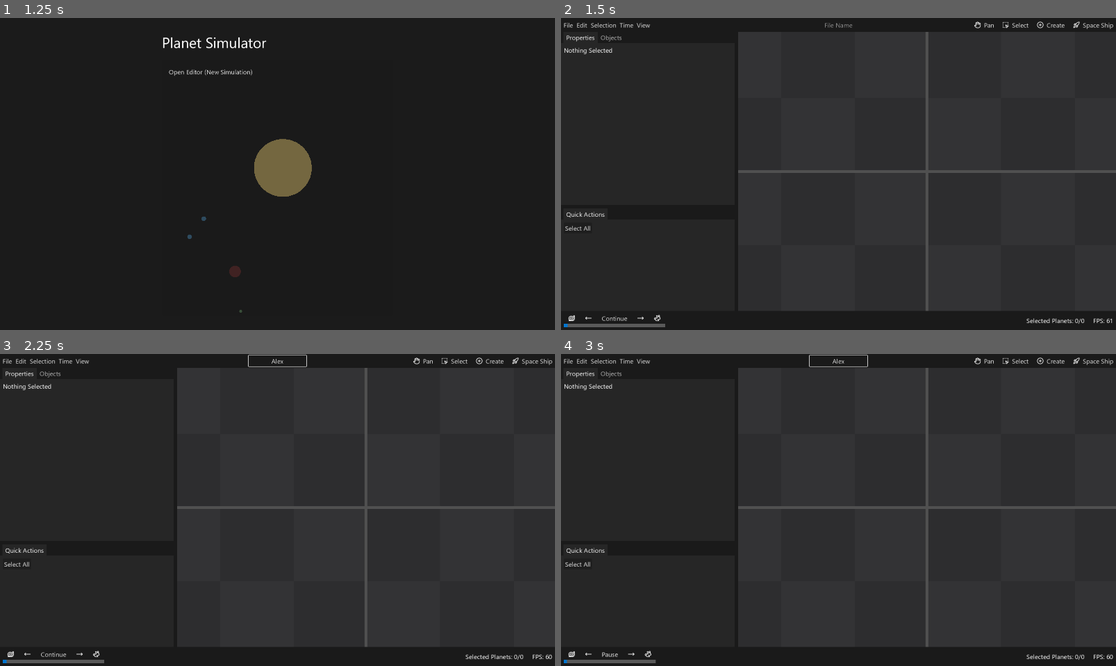
Above: before the commit, frames 1-4 (two rows, left to right).
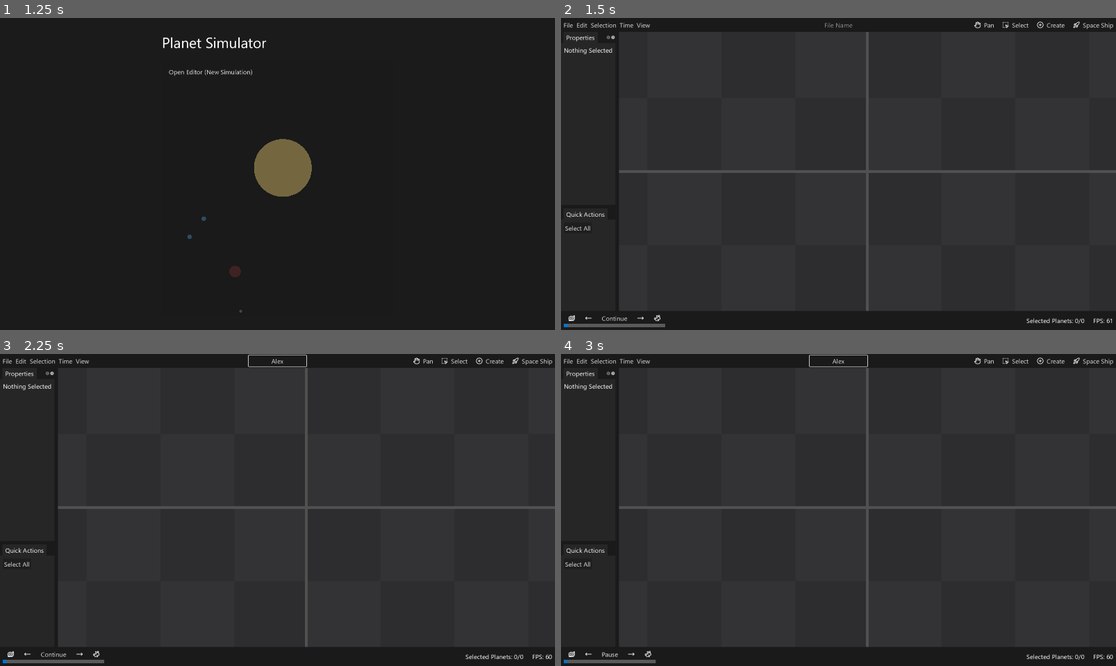
Above: after the commit, the same moments.

Repository: Maximinodotpy/PlanetSimulator
Game: Godot game, scene res://Scenes/User Interface/Main.tscn
Two runs of this game, one before a commit and one after it. Both use one fixed random seed, a clock stepped at 60 frames per second and the inputs below.
Inputs (mouse positions are in pixels of both pictures, inside the frame that each line leads up to):
- Up to frame 1 (1.25 s): move the mouse to (399, 158) at 0.52 s; hold Right (ui_right) from 0.53 s (still down); tap B at 0.6 s; click (399, 158) at 0.67 s; tap Space at 0.77 s
- Up to frame 2 (1.5 s): release Right (ui_right) at 1.25 s; click "Open Editor (New Simulation)" at 1.25 s
- Up to frame 3 (2.25 s): click (277, 360) at 2.02 s; type "Alex" at 2.1 s
- Up to frame 4 (3 s): click "Continue" at 2.75 s

Frame 1 is identical in both runs. In frame 2, 2.5% of the frame differs, in the area x 7-67%, y 4-94%; in frame 3, 2.5%; in frame 4, 2.5%.

Commit message:
Save Layout of UI in Config File over the UserInterface Singleton

Diff:
--- a/Global Scripts/User Interface.gd
+++ b/Global Scripts/User Interface.gd
@@ -4,3 +4,19 @@
 signal on_toggle_status_bar
 signal on_toggle_origin_marker
 signal on_toggle_background_grid
+signal on_toggle_side_panel_position
+
+const UI_CONFIG_PATH = 'user://ui_config.cfg'
+
+func get_user_interface_config() -> ConfigFile:
+	var config = ConfigFile.new()
+	config.load(UI_CONFIG_PATH)
+	return config
+
+func get_config_value(key: String, default = null):
+	return get_user_interface_config().get_value('u', key, default)
+
+func set_config_value(key: String, value):
+	var conf = UserInterface.get_user_interface_config()
+	conf.set_value('u', key, value)
+	conf.save(UserInterface.UI_CONFIG_PATH)
--- a/Scenes/Planet/planet_sprite.gd
+++ b/Scenes/Planet/planet_sprite.gd
@@ -6,6 +6,9 @@
 	EditorGlobal.anything_changed.connect(queue_redraw)
 	Selection.selection_changed.connect(queue_redraw)
 
+func _process(delta):
+	queue_redraw()
+
 func _draw():
 	var color = Color.WHITE
 
--- a/Scenes/User Interface/Editor/Bottom Panel.gd
+++ b/Scenes/User Interface/Editor/Bottom Panel.gd
@@ -2,7 +2,9 @@
 
 
 func _ready():
+	visible = UserInterface.get_config_value('bottom_panel_visible', true)
 	UserInterface.on_toggle_status_bar.connect(toggle)
 
 func toggle():
 	visible = !visible
+	UserInterface.set_config_value('bottom_panel_visible', visible)
--- a/Scenes/User Interface/Editor/Editor.tscn
+++ b/Scenes/User Interface/Editor/Editor.tscn
@@ -194,7 +194,6 @@
 [node name="main" type="HSplitContainer" parent="v"]
 layout_mode = 2
 size_flags_vertical = 3
-split_offset = 600
 
 [node name="Side Panel" type="VSplitContainer" parent="v/main"]
 layout_mode = 2
@@ -278,7 +277,7 @@
 process_mode = 3
 transparent_bg = true
 handle_input_locally = false
-size = Vector2i(1308, 966)
+size = Vector2i(1630, 966)
 render_target_update_mode = 4
 
 [node name="Origin Markers" type="Node2D" parent="v/main/SpaceContainer/SubViewportContainer/space_viewport"]
--- a/Scenes/User Interface/Editor/MenuScripts/ViewMenu.gd
+++ b/Scenes/User Interface/Editor/MenuScripts/ViewMenu.gd
@@ -20,16 +20,20 @@
 const TOGGLE_SIDE_PANEL_INDEX = 5
 var TOGGLE_SIDE_PANEL_SHORTCUT = EditorGlobal.createShortcut(KEY_B, true)
 
+const TOGGLE_SIDE_PANEL_POSITION = 'Toggle Side Panel Position'
+const TOGGLE_SIDE_PANEL_POSITION_INDEX = 6
+var TOGGLE_SIDE_PANEL_POSITION_SHORTCUT = EditorGlobal.createShortcut(KEY_B, true, true)
+
 const TOGGLE_BOTTOM_PANEL = 'Toggle Bottom Panel'
-const TOGGLE_BOTTOM_PANEL_INDEX = 6
+const TOGGLE_BOTTOM_PANEL_INDEX = 7
 var TOGGLE_BOTTOM_PANEL_SHORTCUT = EditorGlobal.createShortcut(KEY_J, true)
 
 const TOGGLE_ORIGIN_MARKER = 'Toggle Origin Marker'
-const TOGGLE_ORIGIN_MARKER_INDEX = 7
+const TOGGLE_ORIGIN_MARKER_INDEX = 8
 var TOGGLE_ORIGIN_MARKER_SHORTCUT = EditorGlobal.createShortcut(KEY_O, true, true)
 
 const TOGGLE_BACKGROUND_GRID = 'Toggle Background Grid'
-const TOGGLE_BACKGROUND_GRID_INDEX = 8
+const TOGGLE_BACKGROUND_GRID_INDEX = 9
 var TOGGLE_BACKGROUND_GRID_SHORTCUT = EditorGlobal.createShortcut(KEY_G, true, true)
 
 # Called when the node enters the scene tree for the first time.
@@ -50,6 +54,9 @@
 
 	add_item(TOGGLE_SIDE_PANEL, TOGGLE_SIDE_PANEL_INDEX)
 	set_item_shortcut(TOGGLE_SIDE_PANEL_INDEX, TOGGLE_SIDE_PANEL_SHORTCUT)
+
+	add_item(TOGGLE_SIDE_PANEL_POSITION, TOGGLE_SIDE_PANEL_POSITION_INDEX)
+	set_item_shortcut(TOGGLE_SIDE_PANEL_POSITION_INDEX, TOGGLE_SIDE_PANEL_POSITION_SHORTCUT)
 
 	add_item(TOGGLE_BOTTOM_PANEL, TOGGLE_BOTTOM_PANEL_INDEX)
 	set_item_shortcut(TOGGLE_BOTTOM_PANEL_INDEX, TOGGLE_BOTTOM_PANEL_SHORTCUT)
@@ -84,6 +91,9 @@
 		TOGGLE_SIDE_PANEL:
 			UserInterface.on_toggle_side_panel.emit()
 
+		TOGGLE_SIDE_PANEL_POSITION:
+			UserInterface.on_toggle_side_panel_position.emit()
+
 		TOGGLE_BOTTOM_PANEL:
 			UserInterface.on_toggle_status_bar.emit()
 
--- a/Scenes/User Interface/Editor/Side Panel.gd
+++ b/Scenes/User Interface/Editor/Side Panel.gd
@@ -1,7 +1,26 @@
 extends VSplitContainer
 
 func _ready():
+	visible = UserInterface.get_config_value('side_panel_visibility', true)
+
+	var ind = UserInterface.get_config_value('side_panel_position', 0)
+
+	if ind == 1:
+		var timer = get_tree().create_timer(-1)
+		timer.timeout.connect(toggle_position)
+
 	UserInterface.on_toggle_side_panel.connect(toggle)
+	UserInterface.on_toggle_side_panel_position.connect(toggle_position)
 
 func toggle():
 	visible = !visible
+	UserInterface.set_config_value('side_panel_visibility', visible)
+
+
+func toggle_position():
+	if get_index() == 1:
+		get_parent().move_child(self, 0)
+	else:
+		get_parent().move_child(self, 1)
+
+	UserInterface.set_config_value('side_panel_position', get_index())
